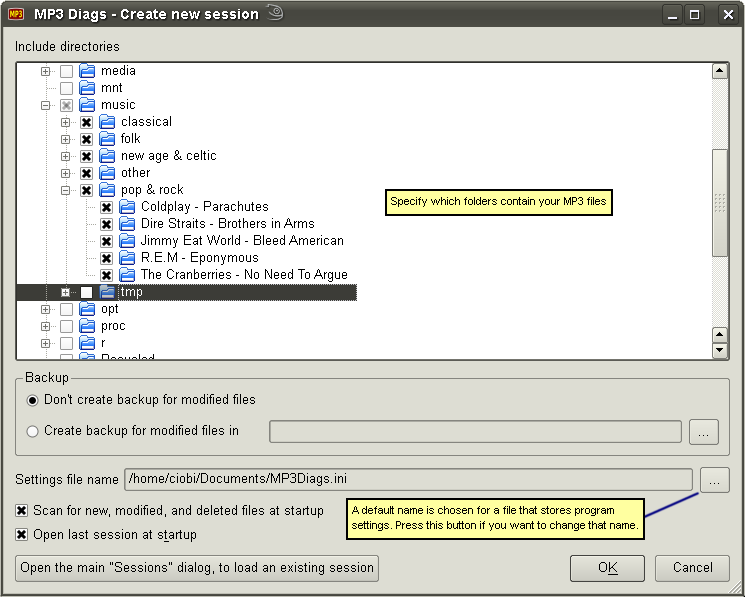
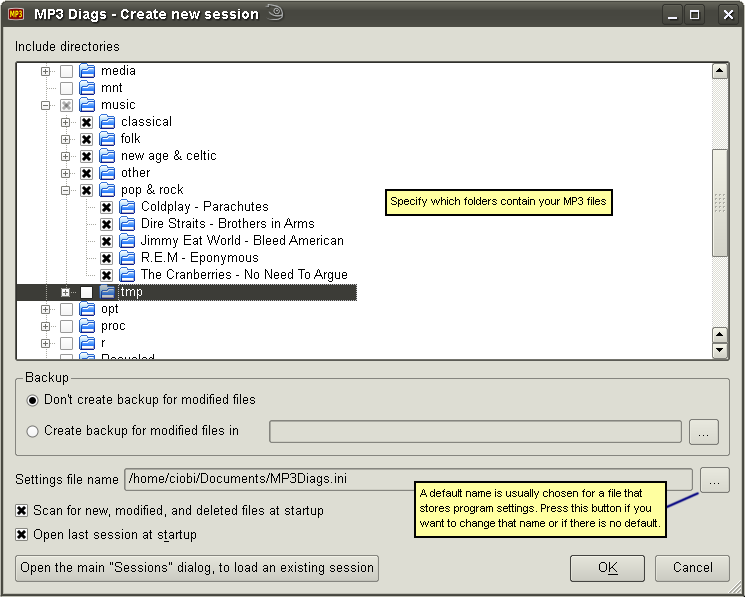
The second 745px x 597px image is a revision of the first. Changes to its layers:
renamed "Pasted Layer#4" to "Pasted Layer#1", moved it above "Pasted Layer#2", painted on it over [left=346, top=481, right=667, bottom=540]
